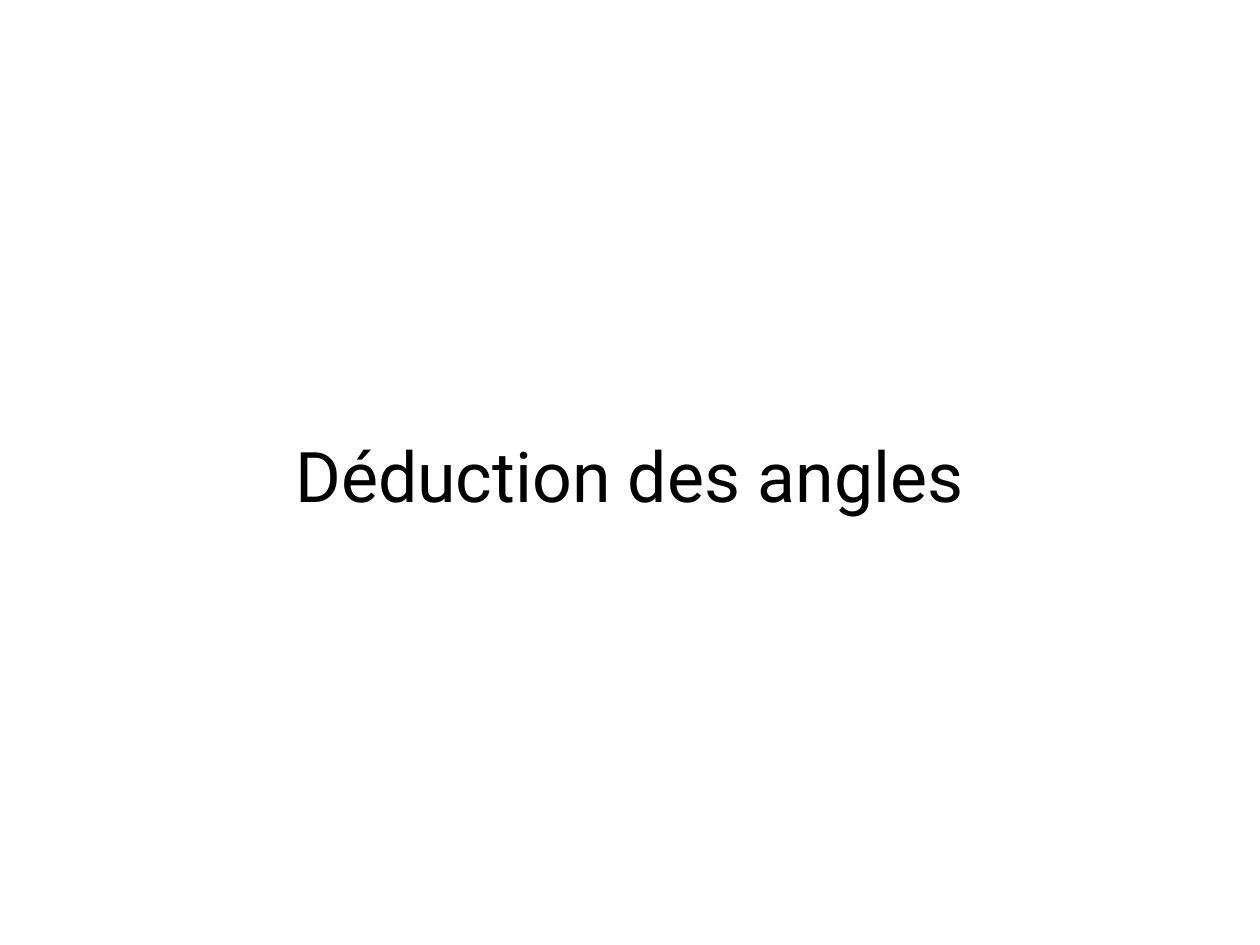
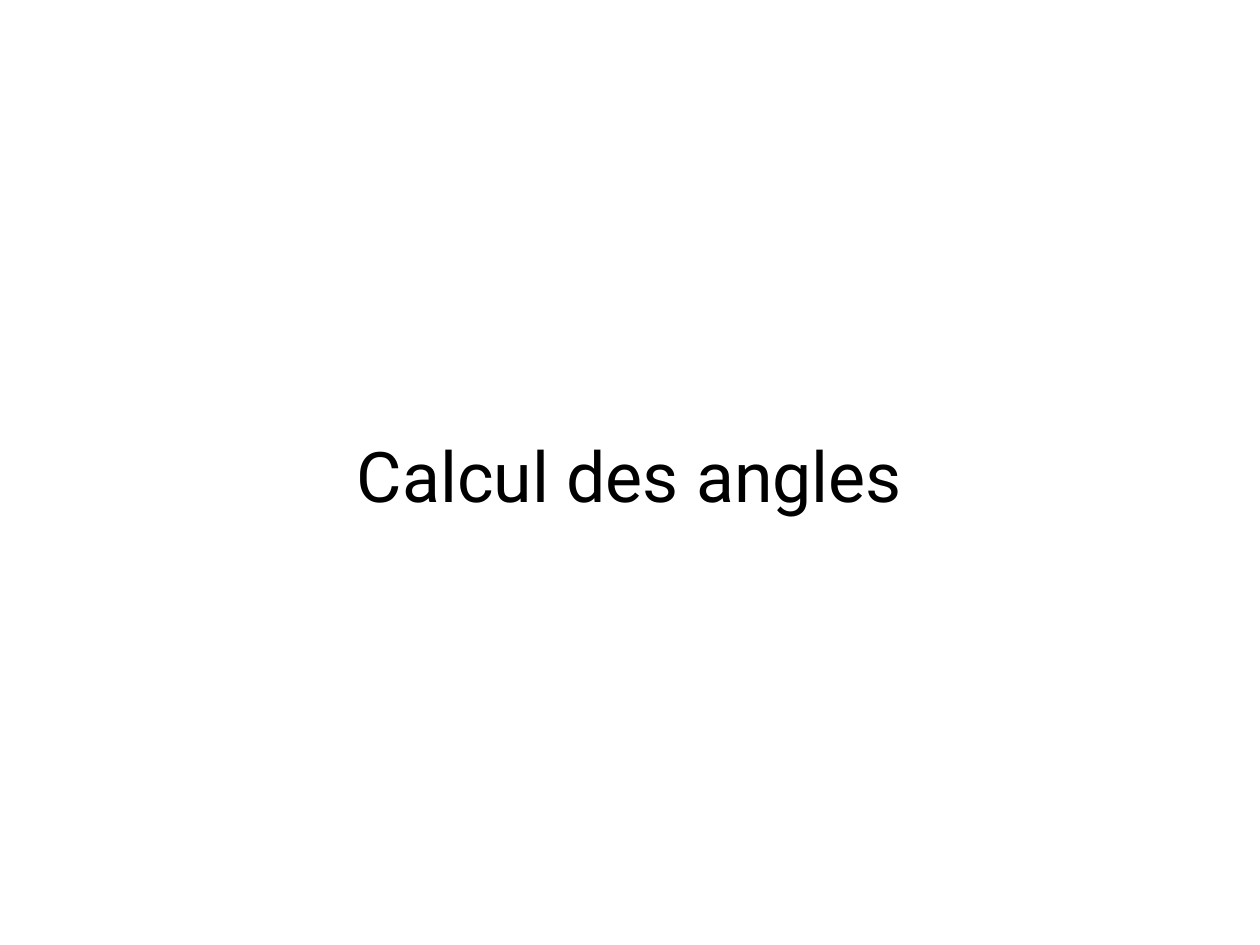
Before and after one commit to ewen-lbh/bone-fracture-detection, a slide deck: slide 14 of slides/mpsi/slides.odp (slide 15 before the commit). Drawn at 1260x945 pixels with LibreOffice and Linux fonts; fonts in the diff are those of the drawing. Boxes give left, top, right and bottom in pixels: in the first picture for what was removed or moved away, otherwise in the second. Text is boxed around its words. In the diff, an @@ line names an element or a change of style, - is before the commit and + after.

```diff
--- a/slides/mpsi/slides.odp
+++ b/slides/mpsi/slides.odp
@@ title at (x1=357, y1=449, x2=902, y2=517): text changed @@
-Déduction des angles
+Calcul des angles
```
Also in this commit, not shown: 2 other slides changed, 4 slides added, 1 slide removed.
